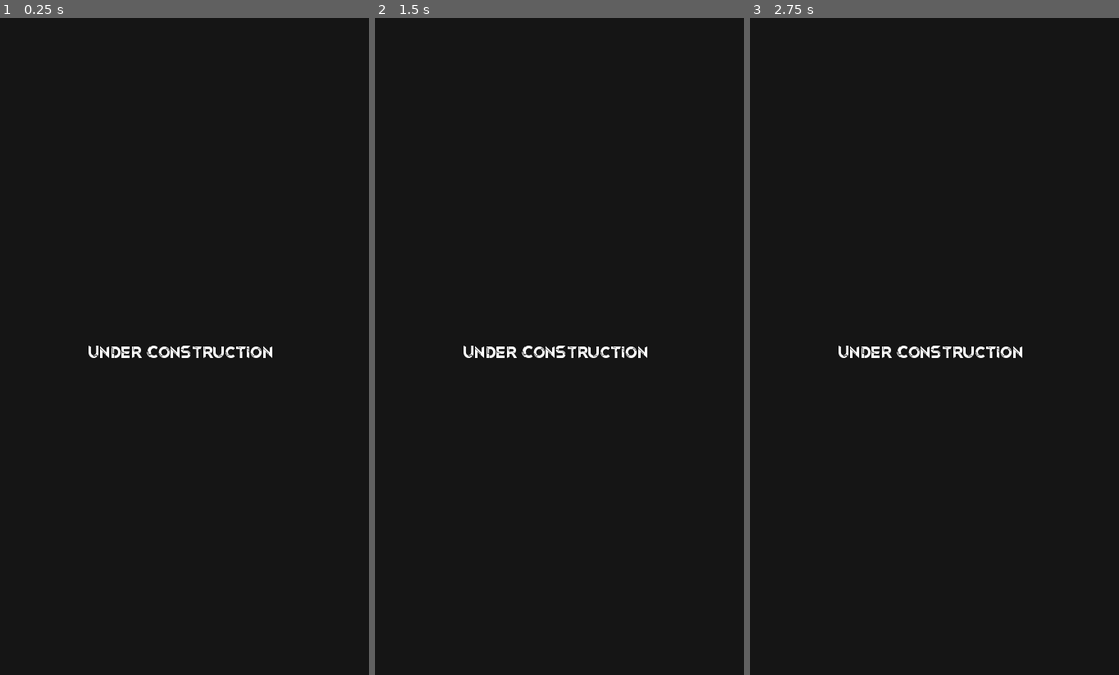
Above: before the commit, frames 1-3 (left to right).
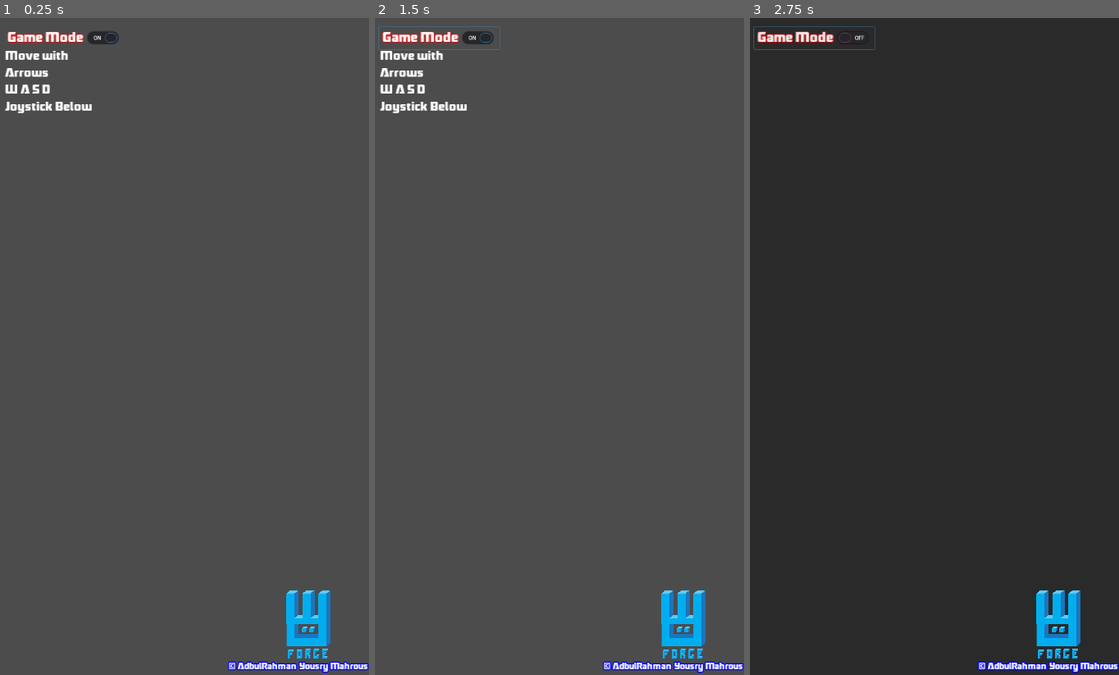
Above: after the commit, the same moments.

Repository: U3ForgeOrg/u3forgeWebsite
Game: Godot game, scene res://Scenes/UI.tscn
Two runs of this game, one before a commit and one after it. Both use one fixed random seed, a clock stepped at 60 frames per second and the inputs below. This scene is started directly instead of the project's main scene.
Inputs (mouse positions are in pixels of both pictures, inside the frame that each line leads up to):
- Up to frame 1 (0.25 s): no input
- Up to frame 2 (1.5 s): click (437, 37) at 0.5 s, where only the run after the commit has a clickable "Game Mode"; tap Enter at 1.25 s; move the mouse to (640, 313) at 1.27 s; hold D (right) from 1.28 s (still down); click (640, 313) at 1.42 s
- Up to frame 3 (2.75 s): release D (right) at 2 s; tap Space at 2 s; drag from (860, 379) to (916, 477) at 2.02 s

The runs differ from the first frame. In frame 1, 100% of the frame differs, in the area x 0-100%, y 0-100%; in frame 2, 100%; in frame 3, 2.4%.

Commit message:
TestLabel3D 3

Diff:
--- a/Scenes/Main.tscn
+++ b/Scenes/Main.tscn
@@ -10,6 +10,7 @@
 [ext_resource path="res://SpaceSkyBox/skybox1.png" type="Texture" id=8]
 [ext_resource path="res://SpaceShips/shadee.jpg" type="Texture" id=9]
 [ext_resource path="res://Sounds/forgeSound.wav" type="AudioStream" id=10]
+[ext_resource path="res://Photos/U3Forge@4x.png" type="Texture" id=11]
 
 [sub_resource type="PanoramaSky" id=3]
 panorama = ExtResource( 8 )
@@ -41,12 +42,8 @@
 spot_range = 7.56032
 spot_angle = 28.9631
 
-[node name="Label3D" type="Label3D" parent="Camera"]
-transform = Transform( 1, 0, 0, 0, -4.37114e-08, -1, 0, 1, -4.37114e-08, 0.0454889, 1.56937e-07, -5.08685 )
-billboard = 1
-text = "Label 3D"
-
 [node name="UI" parent="." instance=ExtResource( 2 )]
+objToHide = [ NodePath("../SpaceShip"), NodePath("../Planet 3"), NodePath("../Planet_Sandy"), NodePath("../planet_habitable"), NodePath("../Virtual joystick") ]
 
 [node name="Virtual joystick" parent="." instance=ExtResource( 1 )]
 action_left = "left"
@@ -72,6 +69,11 @@
 transform = Transform( 0.1, 0, 0, 0, 0.1, 0, 0, 0, 0.1, 0.26, -1.002, 0.179 )
 mesh = ExtResource( 5 )
 
+[node name="Sprite3D" type="Sprite3D" parent="planet_habitable"]
+transform = Transform( 3.41083, 0, 0, 0, -0.294011, 3.39813, 0, -3.39813, -0.294011, -2.6, -4.85521, -0.502975 )
+shaded = true
+texture = ExtResource( 11 )
+
 [node name="Planet 3" type="MeshInstance" parent="."]
 transform = Transform( 0.1, 0, 0, 0, 0.1, 0, 0, 0, 0.1, -0.891419, -1.00448, -0.729384 )
 mesh = ExtResource( 6 )
--- a/Scenes/Resume.tscn
+++ b/Scenes/Resume.tscn
@@ -25,9 +25,9 @@
 font_data = ExtResource( 1 )
 
 [sub_resource type="DynamicFont" id=3]
-size = 28
-outline_size = 3
-outline_color = Color( 0, 0.00784314, 1, 1 )
+size = 24
+outline_size = 1
+outline_color = Color( 1, 0, 0, 1 )
 use_mipmaps = true
 use_filter = true
 font_data = ExtResource( 1 )
@@ -81,11 +81,10 @@
 margin_bottom = -3.0
 size_flags_horizontal = 3
 size_flags_vertical = 3
-scroll_vertical_enabled = false
 
 [node name="VBoxContainer" type="VBoxContainer" parent="ScrollContainer"]
 margin_right = 720.0
-margin_bottom = 3342.0
+margin_bottom = 3846.0
 rect_min_size = Vector2( 720, 246 )
 size_flags_horizontal = 3
 size_flags_vertical = 3
@@ -515,7 +514,6 @@
 custom_fonts/font = SubResource( 3 )
 text = "1st Place Winner, Secur’IT Cup Middle East Hackathon
 Kaspersky - 2020"
-align = 1
 autowrap = true
 
 [node name="Label3" type="Label" parent="ScrollContainer/VBoxContainer/EntryElement6"]
@@ -561,7 +559,6 @@
 custom_fonts/font = SubResource( 3 )
 text = "1st Place Winner, Vodafone Innovation Hackathon
 Vodafone - 2019"
-align = 1
 autowrap = true
 
 [node name="Label5" type="Label" parent="ScrollContainer/VBoxContainer/EntryElement6"]
@@ -597,7 +594,6 @@
 custom_fonts/font = SubResource( 3 )
 text = "1st Place Winner, Egypt2030 Hackathon
 RiseUp - 2019"
-align = 1
 autowrap = true
 
 [node name="Label7" type="Label" parent="ScrollContainer/VBoxContainer/EntryElement6"]
@@ -633,7 +629,6 @@
 custom_fonts/font = SubResource( 3 )
 text = "1st Place Winner, Secur’IT Cup Middle East Hackathon
 Kaspersky - 2020"
-align = 1
 autowrap = true
 
 [node name="Label9" type="Label" parent="ScrollContainer/VBoxContainer/EntryElement6"]
@@ -660,3 +655,87 @@
 margin_bottom = 86.8799
 custom_fonts/font = SubResource( 5 )
 text = "wAReny Multiplayer AR Platform "
+
+[node name="EntryElement7" type="ColorRect" parent="ScrollContainer/VBoxContainer"]
+margin_top = 3346.0
+margin_right = 720.0
+margin_bottom = 3846.0
+rect_min_size = Vector2( 720, 500 )
+color = Color( 0.345098, 0.345098, 0.345098, 1 )
+
+[node name="ColorRect" type="ColorRect" parent="ScrollContainer/VBoxContainer/EntryElement7"]
+anchor_right = 1.0
+margin_bottom = 44.0
+color = Color( 0.482353, 0.815686, 1, 0.619608 )
+
+[node name="Label" type="Label" parent="ScrollContainer/VBoxContainer/EntryElement7/ColorRect"]
+anchor_right = 1.0
+anchor_bottom = 1.0
+custom_colors/font_color = Color( 0, 0, 0, 1 )
+custom_fonts/font = SubResource( 1 )
+text = "VOLUNTEERING ACTIVITIES"
+align = 1
+valign = 1
+autowrap = true
+
+[node name="Label3" type="Label" parent="ScrollContainer/VBoxContainer/EntryElement7"]
+anchor_left = 0.008
+anchor_top = 0.116
+anchor_right = 1.0
+anchor_bottom = 0.116
+margin_left = 0.24
+margin_bottom = 114.0
+custom_colors/font_color = Color( 1, 1, 1, 1 )
+custom_fonts/font = SubResource( 4 )
+text = "IEEE|HSB
+Academic Volunteer and Director
+July 2016 - July  2018"
+autowrap = true
+
+[node name="ColorRect3" type="ColorRect" parent="ScrollContainer/VBoxContainer/EntryElement7"]
+anchor_top = 0.348
+anchor_right = 1.01
+anchor_bottom = 0.348
+margin_top = -1.52588e-05
+margin_right = -0.200012
+margin_bottom = 15.0
+color = Color( 0, 0, 0, 0.219608 )
+
+[node name="Label4" type="Label" parent="ScrollContainer/VBoxContainer/EntryElement7"]
+anchor_left = 0.008
+anchor_top = 0.39
+anchor_right = 1.0
+anchor_bottom = 0.39
+margin_left = 0.24
+margin_top = -1.52588e-05
+margin_bottom = 114.0
+custom_colors/font_color = Color( 1, 1, 1, 1 )
+custom_fonts/font = SubResource( 4 )
+text = "Local Hack Day Mentor
+Major League Hacking (MLH)
+December 2017"
+autowrap = true
+
+[node name="ColorRect4" type="ColorRect" parent="ScrollContainer/VBoxContainer/EntryElement7"]
+anchor_top = 0.622
+anchor_right = 1.01
+anchor_bottom = 0.622
+margin_top = -3.05176e-05
+margin_right = -0.200012
+margin_bottom = 15.0
+color = Color( 0, 0, 0, 0.219608 )
+
+[node name="Label5" type="Label" parent="ScrollContainer/VBoxContainer/EntryElement7"]
+anchor_left = 0.008
+anchor_top = 0.658
+anchor_right = 1.0
+anchor_bottom = 0.658
+margin_left = 0.24
+margin_top = -3.05176e-05
+margin_bottom = 114.0
+custom_colors/font_color = Color( 1, 1, 1, 1 )
+custom_fonts/font = SubResource( 4 )
+text = "OSC - Open Source Community
+Founder and Head of game committee
+October 2018 - July 2019"
+autowrap = true
--- a/Scenes/UI.tscn
+++ b/Scenes/UI.tscn
@@ -1,11 +1,31 @@
-[gd_scene load_steps=4 format=2]
+[gd_scene load_steps=7 format=2]
 
-[ext_resource path="res://Fonts/OriginTech personal use.ttf" type="DynamicFontData" id=1]
+[ext_resource path="res://Photos/U3Forge@4x.png" type="Texture" id=1]
 [ext_resource path="res://Scripts/UI.gd" type="Script" id=2]
+[ext_resource path="res://Fonts/Robofan Free.otf" type="DynamicFontData" id=3]
 
 [sub_resource type="DynamicFont" id=1]
-size = 32
-font_data = ExtResource( 1 )
+size = 18
+outline_size = 2
+outline_color = Color( 0, 0.00784314, 1, 1 )
+use_mipmaps = true
+use_filter = true
+font_data = ExtResource( 3 )
+
+[sub_resource type="DynamicFont" id=2]
+size = 24
+outline_color = Color( 0, 0.00784314, 1, 1 )
+use_mipmaps = true
+use_filter = true
+font_data = ExtResource( 3 )
+
+[sub_resource type="DynamicFont" id=3]
+size = 24
+outline_size = 1
+outline_color = Color( 1, 0, 0, 1 )
+use_mipmaps = true
+use_filter = true
+font_data = ExtResource( 3 )
 
 [node name="UI" type="Control"]
 anchor_right = 1.0
@@ -15,22 +35,59 @@
 [node name="ColorRect" type="ColorRect" parent="."]
 anchor_right = 1.0
 anchor_bottom = 1.0
-color = Color( 0, 0, 0, 0.721569 )
+color = Color( 0, 0, 0, 0.443137 )
+
+[node name="TextureRect" type="TextureRect" parent="."]
+anchor_left = 1.0
+anchor_top = 1.0
+anchor_right = 1.0
+anchor_bottom = 1.0
+margin_left = -161.0
+margin_top = -165.0
+margin_right = -75.0
+margin_bottom = -32.0
+texture = ExtResource( 1 )
+expand = true
 
 [node name="Label" type="Label" parent="."]
-anchor_left = 0.49
-anchor_top = 0.51
-anchor_right = 0.49
-anchor_bottom = 0.51
-margin_left = -193.8
-margin_top = -30.8
-margin_right = 194.2
-margin_bottom = 29.9601
+anchor_left = 1.0
+anchor_top = 1.0
+anchor_right = 1.0
+anchor_bottom = 1.0
+margin_left = -289.0
+margin_top = -29.0
+margin_right = -3.0
+margin_bottom = 2.0
 custom_fonts/font = SubResource( 1 )
-text = "Under Construction"
-align = 1
-valign = 1
+text = "© AdbulRahman Yousry Mahrous"
+align = 2
+
+[node name="MoveInstructions" type="Label" parent="."]
+anchor_top = 0.032
+anchor_bottom = 0.032
+margin_left = 10.0
+margin_top = 18.04
+margin_right = 188.0
+margin_bottom = 151.04
+custom_colors/font_color = Color( 1, 1, 1, 1 )
+custom_fonts/font = SubResource( 2 )
+text = "Move with
+Arrows
+W A S D
+Joystick Below"
 autowrap = true
-__meta__ = {
-"_edit_use_anchors_": true
-}
+
+[node name="Mode" type="CheckButton" parent="."]
+margin_left = 8.0
+margin_top = 17.0
+margin_right = 222.0
+margin_bottom = 57.0
+rect_scale = Vector2( 1.1, 1.1 )
+size_flags_horizontal = 3
+size_flags_vertical = 3
+custom_fonts/font = SubResource( 3 )
+pressed = true
+text = "Game Mode"
+expand_icon = true
+
+[connection signal="toggled" from="Mode" to="." method="_on_Mode_toggled"]
--- a/Scripts/UI.gd
+++ b/Scripts/UI.gd
@@ -1,9 +1,10 @@
 extends Control
 
 var res=Array()
-
+export var objToHide=Array()
 # Called when the node enters the scene tree for the first time.
 func _ready():
+	get_node("ColorRect").visible=false
 	var path="res://Scripts/detect_os.txt"
 	var jscode=load_text_file(path)
 	#print(jscode)
@@ -37,3 +38,16 @@
 # Called every frame. 'delta' is the elapsed time since the previous frame.
 #func _process(delta):
 #	pass
+
+
+func _on_Mode_toggled(button_pressed):
+	if not button_pressed:
+		get_node("ColorRect").visible=true
+		get_node("MoveInstructions").visible=false
+		for obj in objToHide:
+			get_node(obj).visible=false
+	if button_pressed:
+		get_node("ColorRect").visible=false
+		get_node("MoveInstructions").visible=true
+		for obj in objToHide:
+			get_node(obj).visible=true
--- a/test.tscn
+++ /dev/null
@@ -1,11 +0,0 @@
-[gd_scene format=2]
-
-[node name="Control" type="Control"]
-anchor_right = 1.0
-anchor_bottom = 1.0
-
-[node name="Label" type="Label" parent="."]
-margin_right = 711.0
-margin_bottom = 340.0
-text = "<iframe width=\"1280\" height=\"720\" src=\"https://www.youtube.com/embed/-i_qpQI29Io\" title=\"Russia slows down, Ukraine prepares for counteroffensive - DOCUMENTARY\" frameborder=\"0\" allow=\"accelerometer; autoplay; clipboard-write; encrypted-media; gyroscope; picture-in-picture; web-share\" allowfullscreen></iframe>"
-autowrap = true
Not shown: 1 places in Scenes/Main.tscn that only renumber resources
Not shown, added: LICENSE
Not shown, added: README.md
